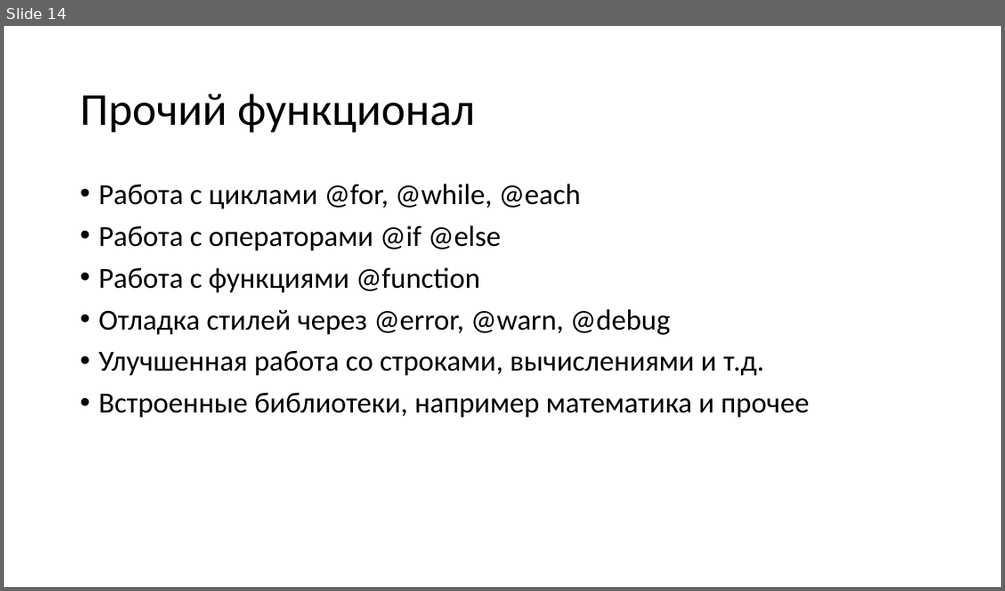
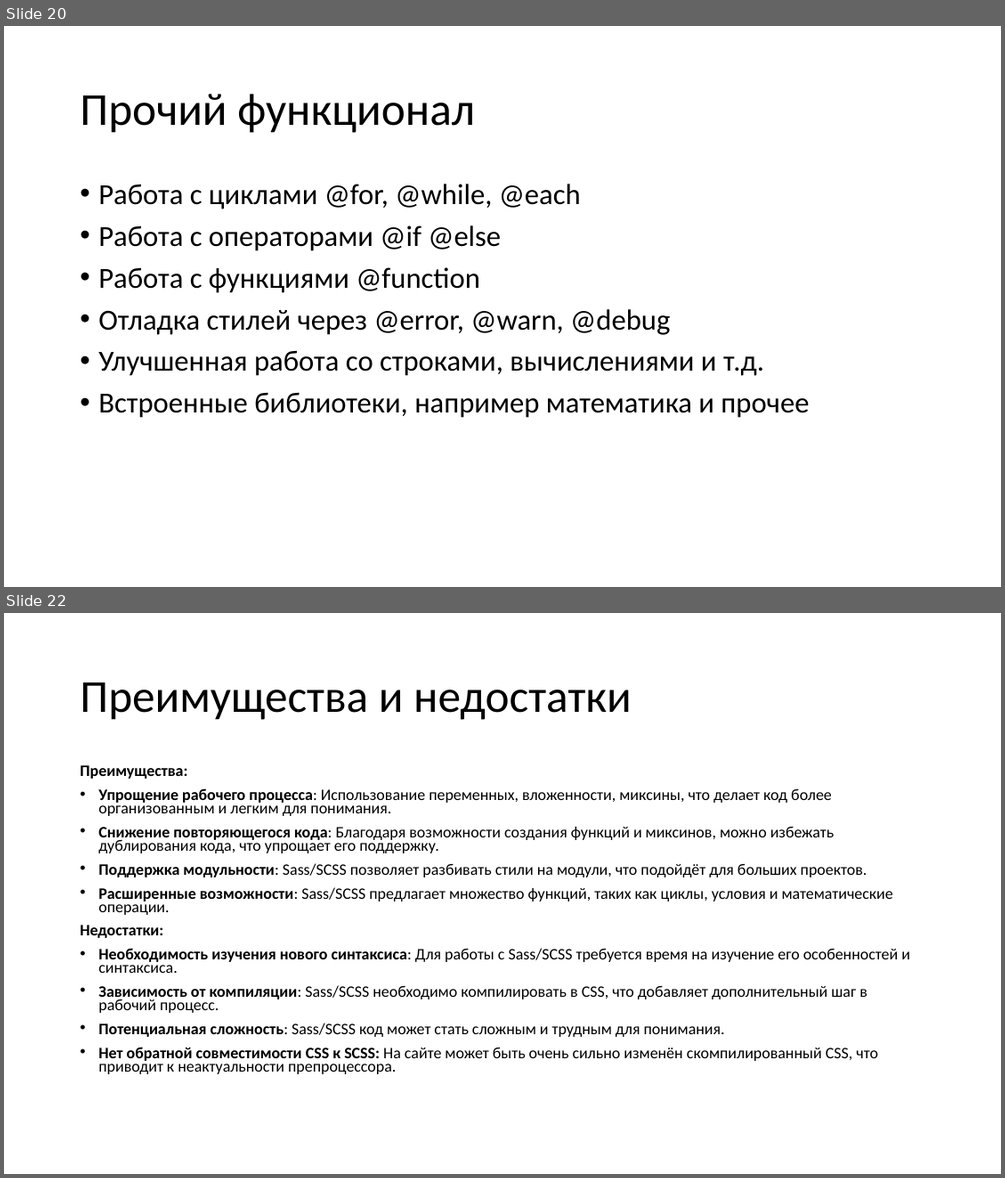
Before and after one commit to TalantRys/scss-study, a slide deck: sass.pptx. Shown one above the other, each under a label of ours: slide 14 before the commit, slides 20 and 22 after it; the slides between them are not shown. The pictures are 1005x591 and 1005x1178 pixels, drawn with LibreOffice and Linux fonts; fonts in the diff are those of the drawing. Boxes give left, top, right and bottom in pixels: in the first picture for what was removed or moved away, otherwise in the second. Text is boxed around its words. In the diff, an @@ line names an element or a change of style, - is before the commit and + after.

```diff
--- a/sass.pptx
+++ b/sass.pptx
@@ slide 22 added at (4,613,1001,1174), background #FFFFFF @@
@@ title added at (80,682,631,720), 44 pt, text #000000 @@
+Преимущества и недостатки
@@ text added at (80,765,910,1074), 15.4 pt, text #000000 @@
+Преимущества:
+• Упрощение рабочего процесса: Использование переменных, вложенности, миксины, что делает код более организованным и легким для понимания.
+• Снижение повторяющегося кода: Благодаря возможности создания функций и миксинов, можно избежать дублирования кода, что упрощает его поддержку.
+• Поддержка модульности: Sass/SCSS позволяет разбивать стили на модули, что подойдёт для больших проектов.
+• Расширенные возможности: Sass/SCSS предлагает множество функций, таких как циклы, условия и математические операции.
+Недостатки:
+• Необходимость изучения нового синтаксиса: Для работы с Sass/SCSS требуется время на изучение его особенностей и синтаксиса.
+• Зависимость от компиляции: Sass/SCSS необходимо компилировать в CSS, что добавляет дополнительный шаг в рабочий процесс.
+• Потенциальная сложность: Sass/SCSS код может стать сложным и трудным для понимания.
+• Нет обратной совместимости CSS к SCSS: На сайте может быть очень сильно изменён скомпилированный CSS, что приводит к неактуальности препроцессора.
@@ what was slide 14 is now slide 20 @@
```
Also in this commit, not shown: 6 slides changed, 6 other slides added.
